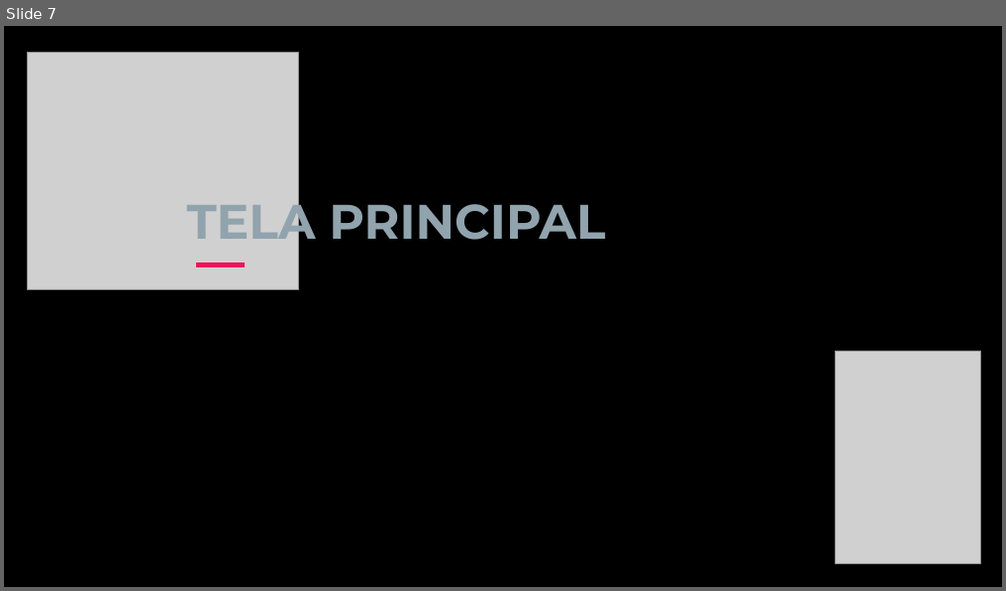
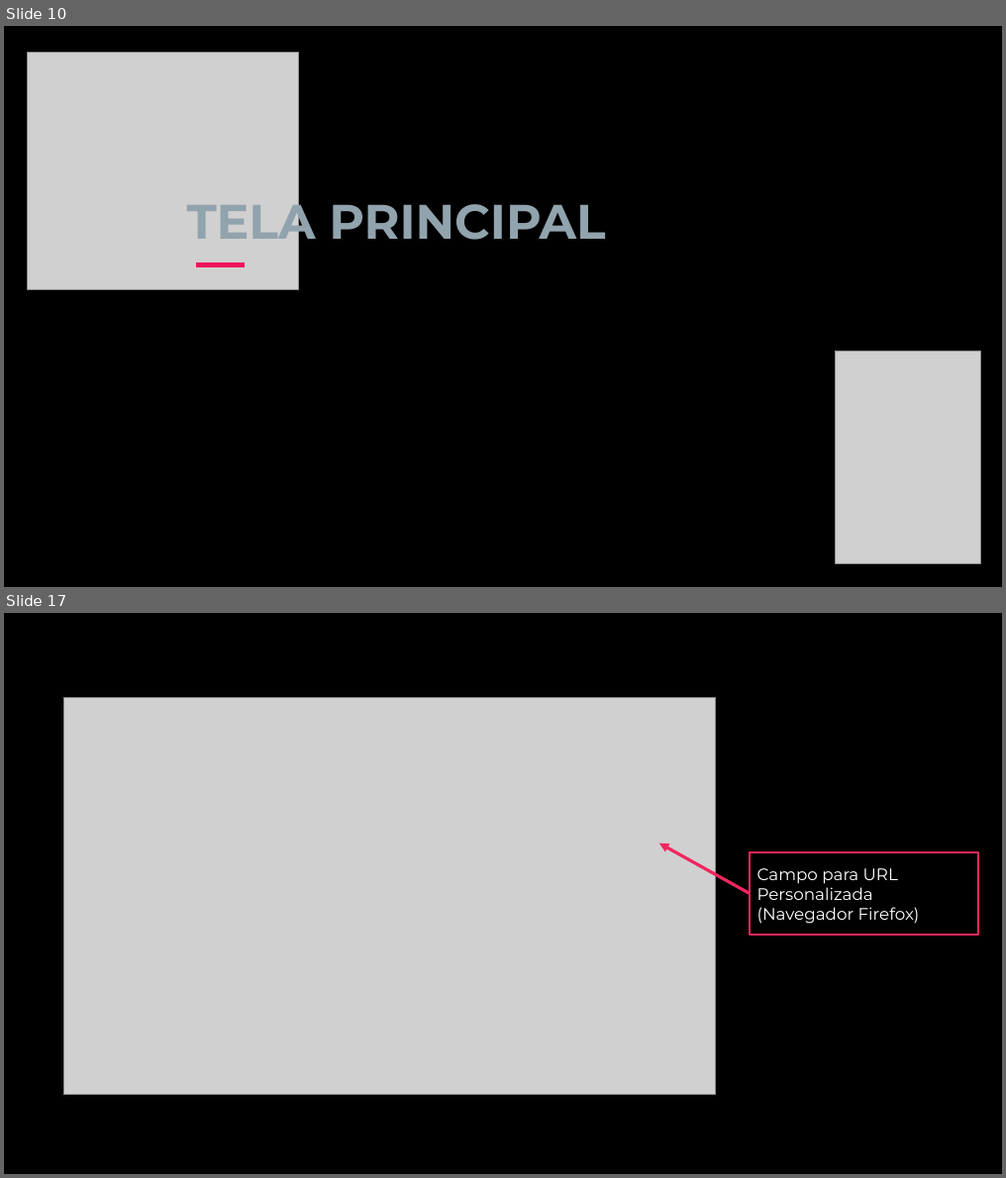
Before and after one commit to ryanbritodev/bats-fiap, a slide deck: ajuda/AutoLab.pptx. Shown one above the other, each under a label of ours: slide 7 before the commit, slides 10 and 17 after it; the slides between them are not shown. The pictures are 1006x591 and 1006x1178 pixels, drawn with LibreOffice and Linux fonts; fonts in the diff are those of the drawing; grey boxes stand for pictures; background and template pictures are left out. Boxes give left, top, right and bottom in pixels: in the first picture for what was removed or moved away, otherwise in the second. Text is boxed around its words. In the diff, an @@ line names an element or a change of style, - is before the commit and + after.

```diff
--- a/ajuda/AutoLab.pptx
+++ b/ajuda/AutoLab.pptx
@@ slide 17 added at [4,613,1002,1174], background picture (left out) @@
@@ picture added at [63,697,715,1095] @@
@@ arrow added from (749, 894) to (659, 844), #F0265D 3 pt @@
@@ rectangle added at [749,853,978,935], outline #F0265D 2.25 pt, 16 pt, text #FFFFFF @@
+Campo para URL Personalizada (Navegador Firefox)
@@ what was slide 7 is now slide 10 @@
```
Also in this commit, not shown: 3 slides changed, 12 other slides added, 3 slides removed.
